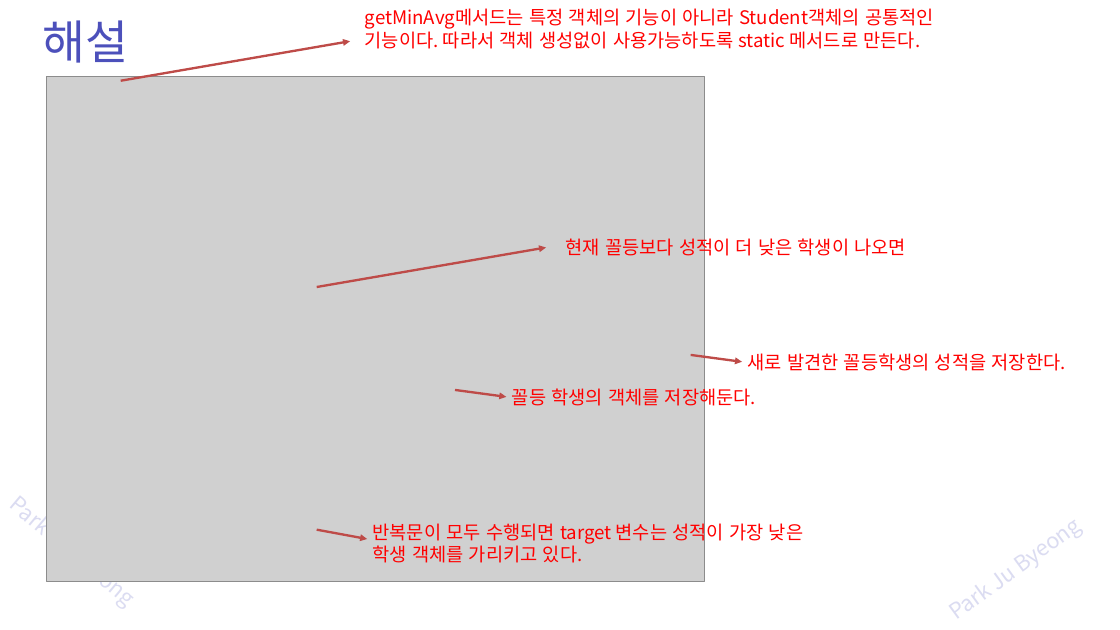
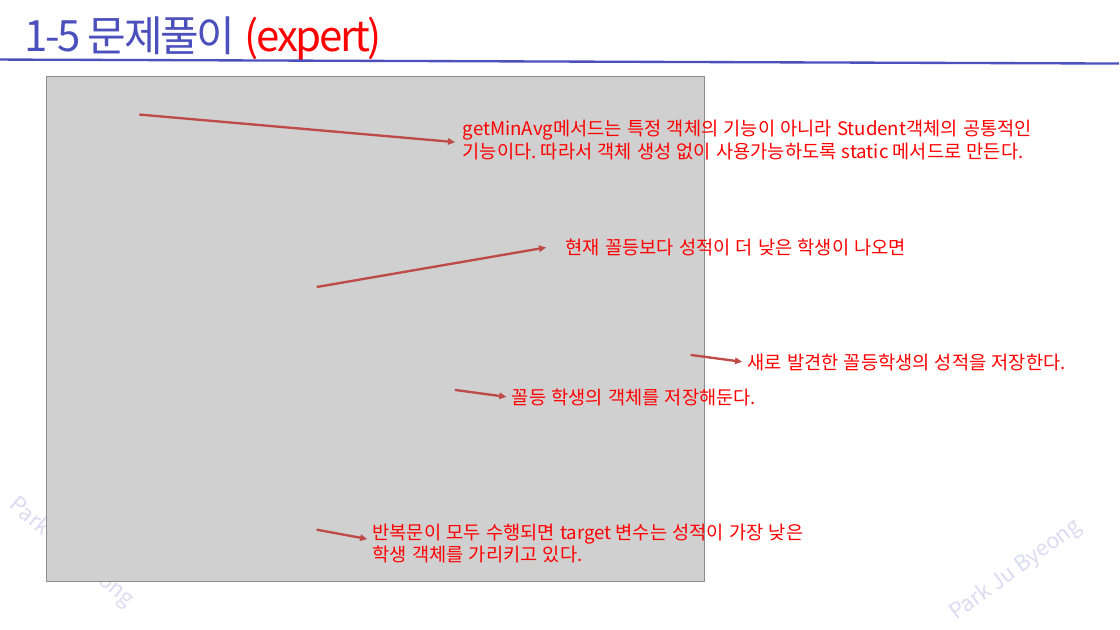
Before and after one commit to zest132/JavaLecture, a slide deck: slide 13 of JavaLecture/LectureFile/java 8강 생성자_정답.pptx. Drawn at 1120x630 pixels with LibreOffice and Linux fonts; fonts in the diff are those of the drawing; grey boxes stand for pictures. Boxes give left, top, right and bottom in pixels: in the first picture for what was removed or moved away, otherwise in the second. Text is boxed around its words. In the diff, an @@ line names an element or a change of style, - is before the commit and + after.

```diff
--- a/JavaLecture/LectureFile/java 8강 생성자_정답.pptx
+++ b/JavaLecture/LectureFile/java 8강 생성자_정답.pptx
@@ text added at <box>24,16,382,62</box>, 54 pt, text #FF0000 @@
+1-5 문제풀이 (expert)
@@ text removed at <box>43,20,129,63</box> @@
-해설
@@ line added from (1119, 63) to (0, 59), #4C50BC 3 pt @@
@@ arrow moved from (121, 81) - (350, 41) to (139, 115) - (455, 142) @@
@@ text at <box>463,116,1032,164</box>: spaces changed @@
-getMinAvg메서드는 특정 객체의 기능이 아니라 Student객체의 공통적인 기능이다. 따라서 객체 생성없이 사용가능하도록 static 메서드로 만든다.
+getMinAvg메서드는 특정 객체의 기능이 아니라 Student객체의 공통적인 기능이다. 따라서 객체 생성 없이 사용가능하도록 static 메서드로 만든다.
```
Also in this commit, not shown: 12 other slides changed, 2 slides added, 5 slides removed, 25 other files.
